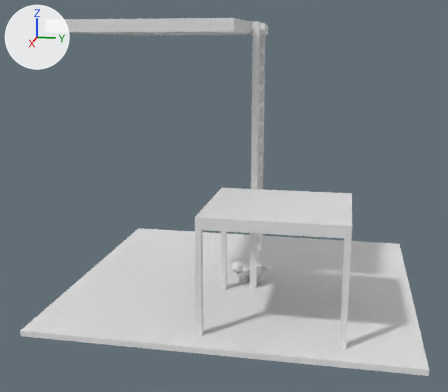
What one commit did to the Blender file src/ConcernedLadders/AnimationSources/LadderGait.blend.
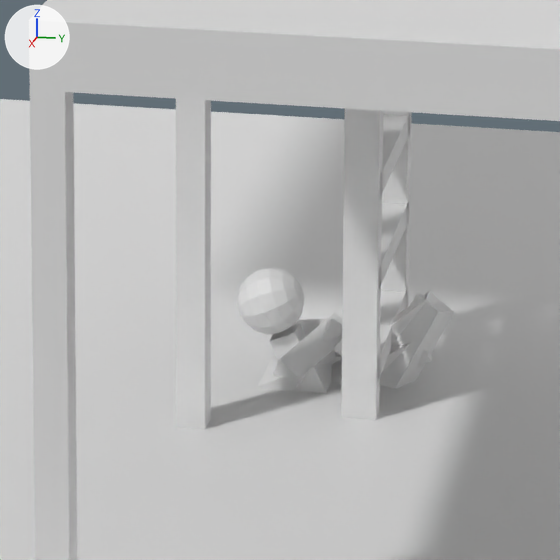
Old and new are each drawn whole from a 50 mm lens placed at (11.64, 1.67, 4.62), pointed at (0.19, -0.62, 1.76) and again close up on the part from 42% to 64% of the width and 55% to 80% of the height. Arrows for +X, +Y and +Z are at upper left; the lights stay in place. The older version's two pictures come first. Both versions are drawn at frame 33 of the action 'TopExit'; the numbers are the values there.

Objects in the first close-up: 'GEO_Ground', 'GEO_Rail.L', 'GEO_Rail.R', 'GEO_Rung.00', 'GEO_Rung.01', 'GEO_SideFloor', 'GEO_SidePost.0', 'GEO_SidePost.1', 'MSH_chest', 'MSH_foot.L', 'MSH_foot.R', 'MSH_forearm.R', 'MSH_head', 'MSH_neck', 'MSH_shin.L', 'MSH_shin.R', 'MSH_upper_arm.L', 'MSH_upper_arm.R' and 1 more.
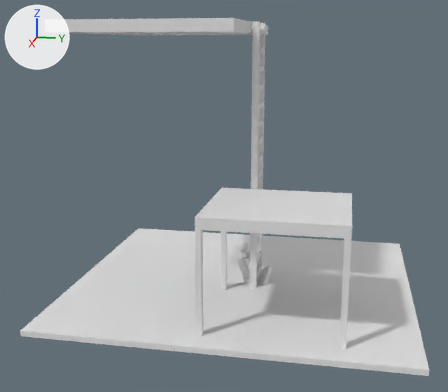
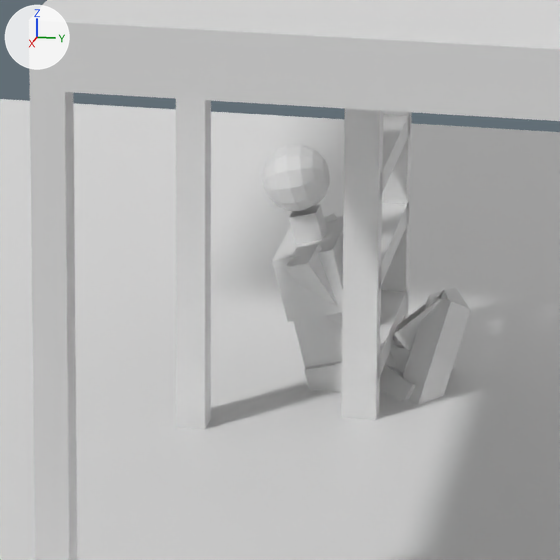
Where the change shows, as pixel boxes [x1, y1, x2, y2] in the close-ups (560 x 560 px):
'MSH_head', posed: before [237, 267, 304, 334]; after [262, 145, 330, 211]
'MSH_chest', posed: before [258, 353, 342, 393]; after [272, 216, 344, 322]
'MSH_shin.R', posed: before [331, 343, 432, 383]; after [403, 296, 471, 405]
'MSH_upper_arm.L', posed: before [273, 312, 342, 390]; after [286, 244, 342, 326]
'MSH_shin.L', posed: before [380, 294, 454, 389]; after [429, 288, 471, 367]
'MSH_neck', posed: before [269, 323, 305, 360]; after [289, 204, 327, 245]
'MSH_foot.L', posed (7% taller): before [389, 290, 439, 345]; after [394, 292, 447, 351]
'MSH_hips', posed (not visible before): after [304, 362, 342, 392]
'MSH_thigh.R', posed (not visible before): after [380, 365, 415, 401]
'MSH_upper_arm.R', posed (mostly hidden afterwards): before [297, 319, 342, 357]; after [324, 213, 337, 223]
'MSH_foot.R', posed (mostly hidden before): before [419, 350, 429, 361]; after [394, 290, 448, 334]

The edits, one by one:
Bone 'CTL_Pelvis' (bone_ctl_pelvis) moves from (0.0, -0.098, -0.3888) to (0.0, -0.1176, 0.0392).
Bone 'CTL_Pelvis' (bone_ctl_pelvis) turns from (24, 0, 0) to (14, 0, 0) degrees about its own x, y and z.
Bone 'CTL_Foot.L' (bone_ctl_foot_l) moves from (0.0, 0.0438, 0.146) to (0.0, 0.0946, 0.1513).
Bone 'CTL_Foot.R' (bone_ctl_foot_r) moves from (0.0, 0.0, 0.0) to (0.0, 0.0946, 0.1513).
